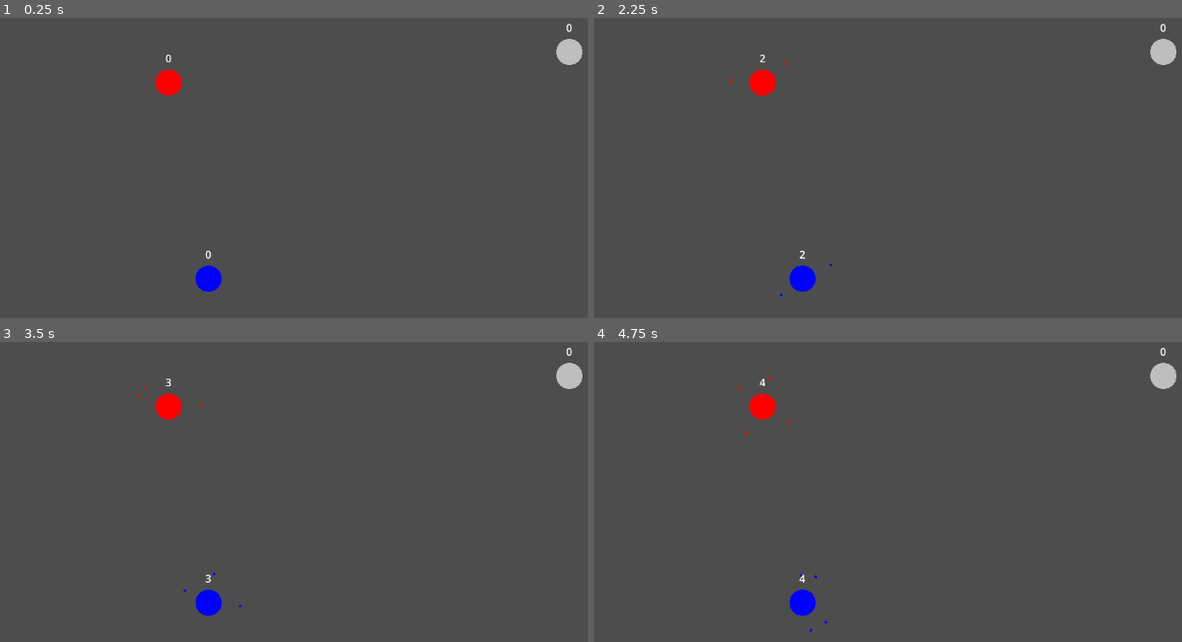
Above: before the commit, frames 1-4 (two rows, left to right).
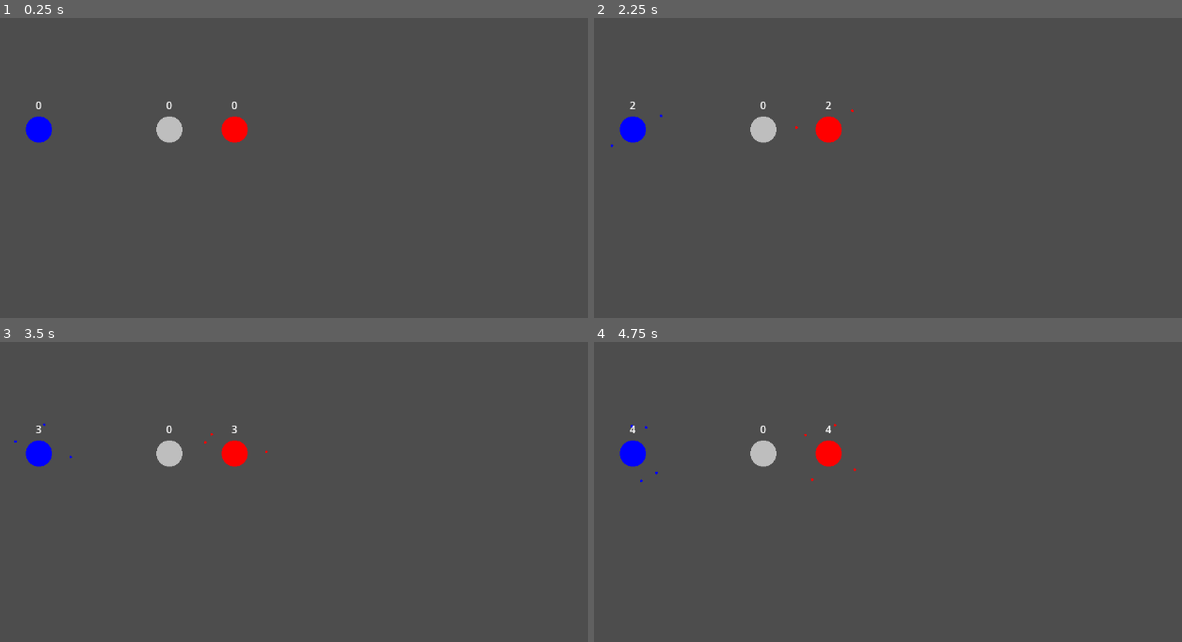
Above: after the commit, the same moments.

Repository: lenomirei/MyGame
Game: Godot game, scene res://game_manager.tscn
Two runs of this game, one before a commit and one after it. Both use one fixed random seed, a clock stepped at 60 frames per second and the inputs below. Before the commit the project starts from res://level.tscn.
Inputs (mouse positions are in pixels of both pictures, inside the frame that each line leads up to):
- Up to frame 1 (0.25 s): no input
- Up to frame 2 (2.25 s): tap Enter at 0.5, 2 s; move the mouse to (799, 279) at 0.52 s; click (799, 279) at 0.67 s; tap Space at 1.25 s; move the mouse to (793, 231) at 1.27 s; click (793, 231) at 1.42 s; move the mouse to (1017, 117) at 2.02 s; click (1017, 117) at 2.17 s
- Up to frame 3 (3.5 s): move the mouse to (311, 618) at 2.77 s; click (311, 618) at 2.92 s
- Up to frame 4 (4.75 s): move the mouse to (1170, 597) at 3.52 s; click (1170, 597) at 3.67 s; tap Space at 4.25 s; move the mouse to (717, 471) at 4.27 s; click (717, 471) at 4.42 s

The runs differ from the first frame. In frame 1, 2.0% of the frame differs, in the area x 4-100%, y 1-92%; in frame 2, 2.0%; in frame 3, 2.1%; in frame 4, 2.1%, in the area x 4-100%, y 1-97%.

Commit message:
[feat] Support generate level from json file.

Diff:
--- a/game_manager.gd
+++ b/game_manager.gd
@@ -3,6 +3,11 @@
 
 # Called when the node enters the scene tree for the first time.
 func _ready() -> void:
+	var level_scene: PackedScene = load("res://level.tscn")
+	var level: Level = level_scene.instantiate()
+	$"GameLevel".add_child(level)
+	level._generate_level("")
+
 	pass # Replace with function body.
 
 
--- a/level.gd
+++ b/level.gd
@@ -1,14 +1,63 @@
 extends Node2D
 
+class_name Level
 # Called when the node enters the scene tree for the first time.
+
+var factions_map: Dictionary[int, Faction]
+
 func _ready() -> void:
-	var database = TextDatabase.new()
-	database.load_from_path("res://level_configurations/text.cfg")
-	var data = database.get_dictionary()
-	for item in data:
-		print(item)
+	pass
 
 func _generate_level(config_path: String) -> bool:
+	var database = TextDatabase.new()
+	database.load_from_path("res://level_configurations/level1.json")
+	var data = database.get_array()
+	for level_data in data:
+		_parse_level_data(level_data)
+	return true
+
+func _parse_level_data(level_data: Dictionary) -> bool:
+	var factions: Array = level_data.get("factions")
+	if null == factions:
+		return false
+
+	for faction in factions:
+		var faction_node: Faction = Faction.new()
+		faction_node.color = Color(faction.get("color"))
+		faction_node.id = faction.get("id")
+		faction_node.state = faction.get("state")
+		faction_node.name = faction.get("name")
+		add_child(faction_node)
+		factions_map[faction_node.id] = faction_node
+	# add a fake faction for neutral faction
+	var neutral_faction_node: Faction = Faction.new()
+	neutral_faction_node.color = Color.GRAY
+	neutral_faction_node.state = Faction.State.NEUTRAL
+	neutral_faction_node.name = "Neutral"
+	add_child(neutral_faction_node)
+
+	var planets_data: Array = level_data.get("planets")
+	if null == planets_data:
+		return false
+	var planet_scene: PackedScene = load("res://planet.tscn")
+	for planet_data in planets_data:
+		var planet_node: Planet = planet_scene.instantiate()
+		planet_node.soldier_limit = planet_data.get("max_soldiers")
+		planet_node.radius = planet_data.get("radius")
+		planet_node.id = planet_data.get("id")
+		planet_node.position = Vector2(planet_data.get("position").get("x"), planet_data.get("position").get("y"))
+		var master_state: Faction.State = planet_data.get("master_state")
+		match master_state:
+			Faction.State.NEUTRAL:
+				planet_node.master_faction = $"Neutral"
+			_:
+				var master_faction: Faction = factions_map[planet_data.get("master_id")]
+				planet_node.master_faction = master_faction
+				master_faction.max_soldier_count += planet_node.soldier_limit
+
+		add_child(planet_node)
+
+
 	return true
 
 # Called every frame. 'delta' is the elapsed time since the previous frame.
--- a/level.tscn
+++ b/level.tscn
@@ -1,36 +1,6 @@
 [gd_scene format=3 uid="uid://fgc32h3yhtqn"]
 
-[ext_resource type="PackedScene" uid="uid://bg7idkmhpvf85" path="res://planet.tscn" id="1_u52ul"]
 [ext_resource type="Script" uid="uid://bfgciatml2b00" path="res://level.gd" id="1_vonw3"]
-[ext_resource type="Script" uid="uid://c1n1bdoedmirl" path="res://faction.gd" id="3_oi3di"]
 
 [node name="Level" type="Node2D" unique_id=1266508470]
 script = ExtResource("1_vonw3")
-
-[node name="NeutralCountry" parent="." unique_id=2022963055 node_paths=PackedStringArray("master_faction") instance=ExtResource("1_u52ul")]
-position = Vector2(913, 81)
-master_faction = NodePath("../Neutral")
-
-[node name="PlayerCountry" parent="." unique_id=576319512 node_paths=PackedStringArray("master_faction") instance=ExtResource("1_u52ul")]
-position = Vector2(360, 429)
-master_faction = NodePath("../Player")
-
-[node name="EnemyCountry" parent="." unique_id=653837030 node_paths=PackedStringArray("master_faction") instance=ExtResource("1_u52ul")]
-position = Vector2(299, 128)
-master_faction = NodePath("../Enemy1")
-
-[node name="Player" type="Node" parent="." unique_id=200337851]
-script = ExtResource("3_oi3di")
-color = Color(0, 0, 1, 1)
-max_soldier_count = 50
-state = 1
-
-[node name="Enemy1" type="Node" parent="." unique_id=676123288]
-script = ExtResource("3_oi3di")
-color = Color(1, 0, 0, 1)
-max_soldier_count = 50
-id = 1
-state = 2
-
-[node name="Neutral" type="Node" parent="." unique_id=956169909]
-script = ExtResource("3_oi3di")
--- a/level_configurations/level1.json
+++ b/level_configurations/level1.json
@@ -1,45 +1,56 @@
-{
-  "factions": [
-    {
-      "name": "Player",
-      "color": "#FF0000",
-      "id": 1,
-      "state": 1
-    },
-    {
-      "name": "Enemy",
-      "color": "#00FF00",
-      "id": 2,
-      "state": 2
-    }
-  ],
-  "planets": [
-    {
-      "current_soldiers": 0,
-      "max_soldiers": 10,
-      "master_state": 0,
-      "position": {
-        "x": 100,
-        "y": 200
-      }
-    },
-    {
-      "current_soldiers": 0,
-      "max_soldiers": 10,
-      "master_state": 0,
-      "position": {
-        "x": 300,
-        "y": 200
-      }
-    },
-    {
-      "current_soldiers": 0,
-      "max_soldiers": 10,
-      "master_state": 0,
-      "position": {
-        "x": 400,
-        "y": 200
-      }
-    }
-  ]
-}
+[
+  {
+	"factions": [
+	  {
+		"name": "Player",
+		"color": "#0000FF",
+		"id": 0,
+		"state": 1
+	  },
+	  {
+		"name": "Enemy",
+		"color": "#FF0000",
+		"id": 1,
+		"state": 2
+	  }
+	],
+	"planets": [
+	  {
+		"id": 0,
+		"current_soldiers": 0,
+		"max_soldiers": 30,
+		"radius": 20,
+		"master_state": 1,
+		"master_id": 0,
+		"position": {
+		  "x": 100,
+		  "y": 200
+		}
+	  },
+	  {
+		"id": 1,
+		"current_soldiers": 0,
+		"radius": 20,
+		"max_soldiers": 30,
+		"master_state": 0,
+		"master_id": 0,
+		"position": {
+		  "x": 300,
+		  "y": 200
+		}
+	  },
+	  {
+		"id": 2,
+		"current_soldiers": 0,
+		"radius": 20,
+		"max_soldiers": 30,
+		"master_state": 2,
+		"master_id": 1,
+		"position": {
+		  "x": 400,
+		  "y": 200
+		}
+	  }
+	]
+  }
+]
--- a/planet.gd
+++ b/planet.gd
@@ -13,6 +13,7 @@
 var soldier_class: PackedScene
 var mouse_enter: bool = false
 var connecting: bool = false
+var id: int
 
 # Called when the node enters the scene tree for the first time.
 func _ready() -> void:
@@ -92,6 +93,7 @@
 		soldier.initialize(self, master_faction)
 		$"Soldiers".add_child(soldier)
 		soldier.position = Vector2(30, 30)
+		master_faction._soldier_change(1)
 		_update_label()
 
 func _unhandled_input(event: InputEvent) -> void:
@@ -111,6 +113,8 @@
 
 func captured(faction: Faction) -> void:
 	captured_by.emit(faction)
+	master_faction.max_soldier_count -= self.soldier_limit
+	faction.max_soldier_count += self.soldier_limit
 	master_faction = faction
 	reset()
 	queue_redraw()
--- a/project.godot
+++ b/project.godot
@@ -11,7 +11,7 @@
 [application]
 
 config/name="little-rts"
-run/main_scene="uid://fgc32h3yhtqn"
+run/main_scene="uid://dxwr44d6dw8bu"
 config/features=PackedStringArray("4.6", "Forward Plus")
 config/icon="res://icon.svg"
 
